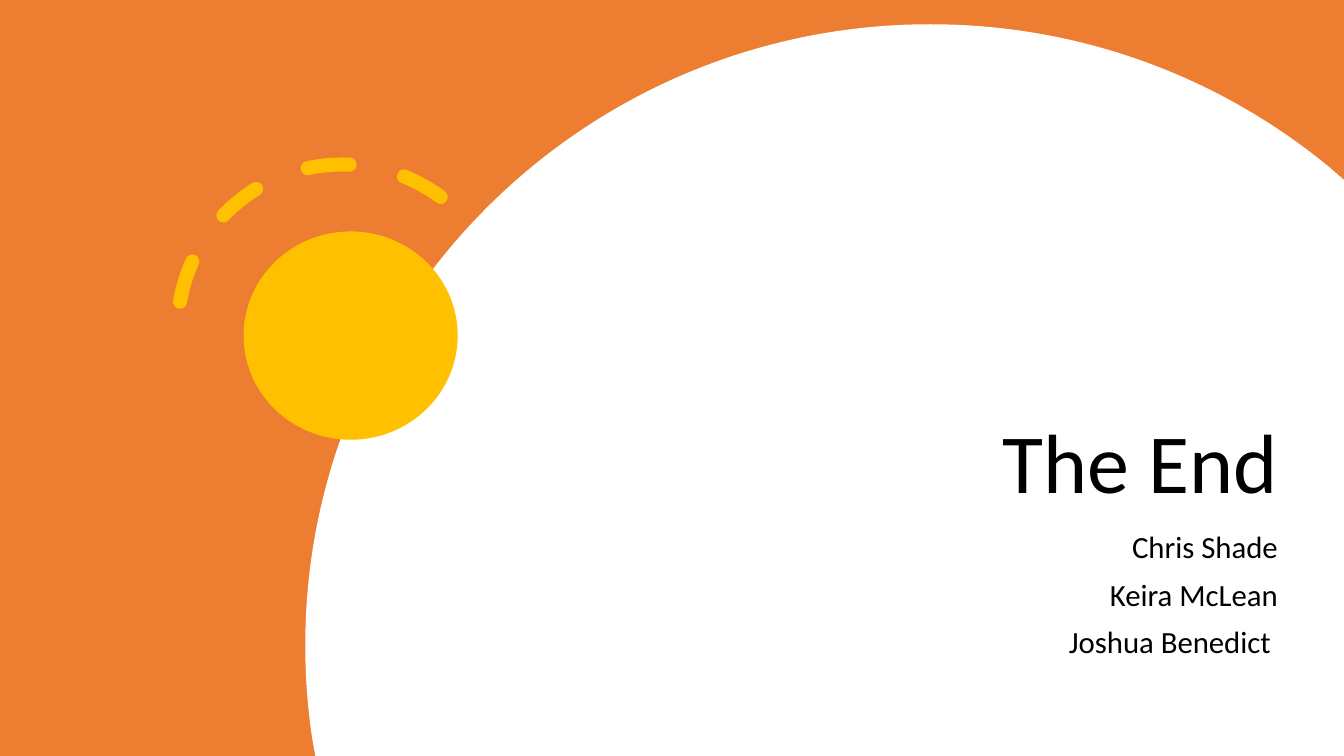
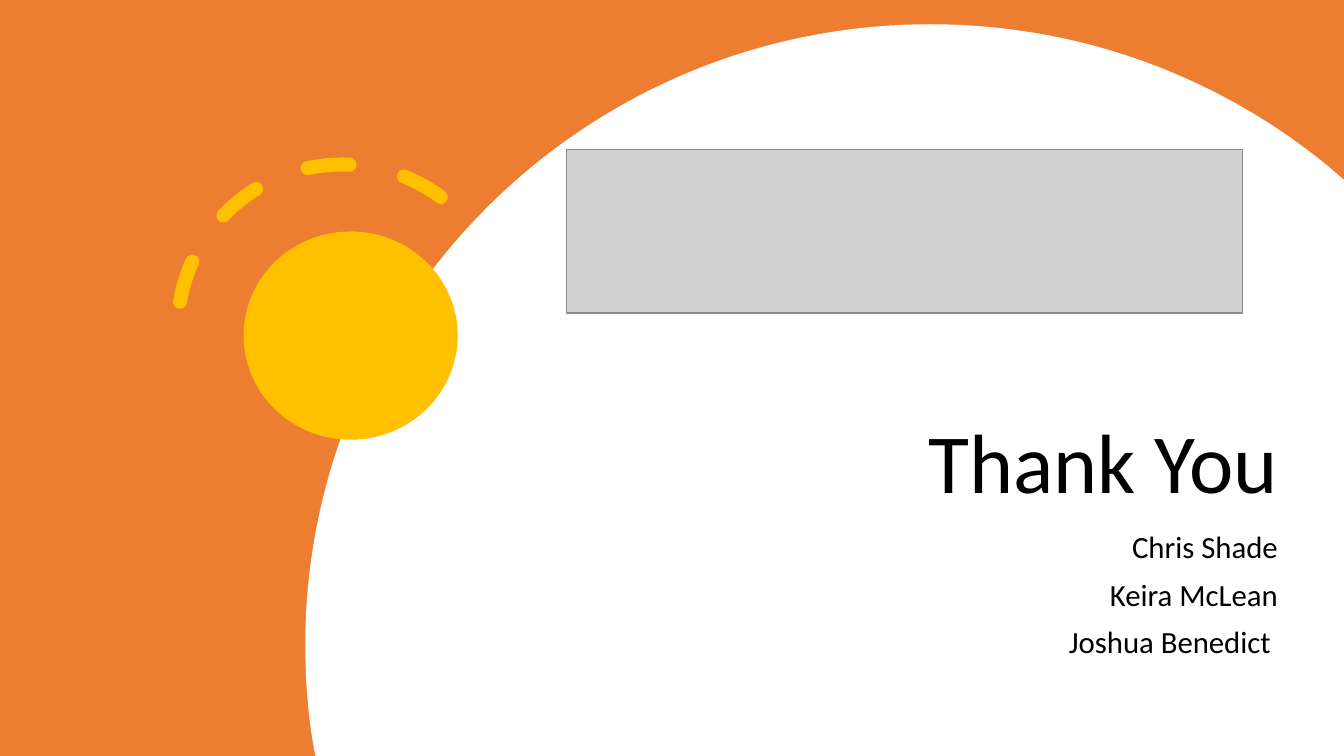
Before and after one commit to keira-mclean/capstone-cjk-be, a slide deck: slide 6 of Capstone3_CJK.pptx. Drawn at 1344x756 pixels with LibreOffice and Linux fonts; fonts in the diff are those of the drawing; grey boxes stand for pictures. Boxes give left, top, right and bottom in pixels: in the first picture for what was removed or moved away, otherwise in the second. Text is boxed around its words. In the diff, an @@ line names an element or a change of style, - is before the commit and + after.

Commit message:
update ppt with app name on close slide

```diff
--- a/Capstone3_CJK.pptx
+++ b/Capstone3_CJK.pptx
@@ picture added at <box>567,150,1243,314</box> @@
@@ title at <box>928,434,1278,494</box>: text changed @@
-The End
+Thank You
```
